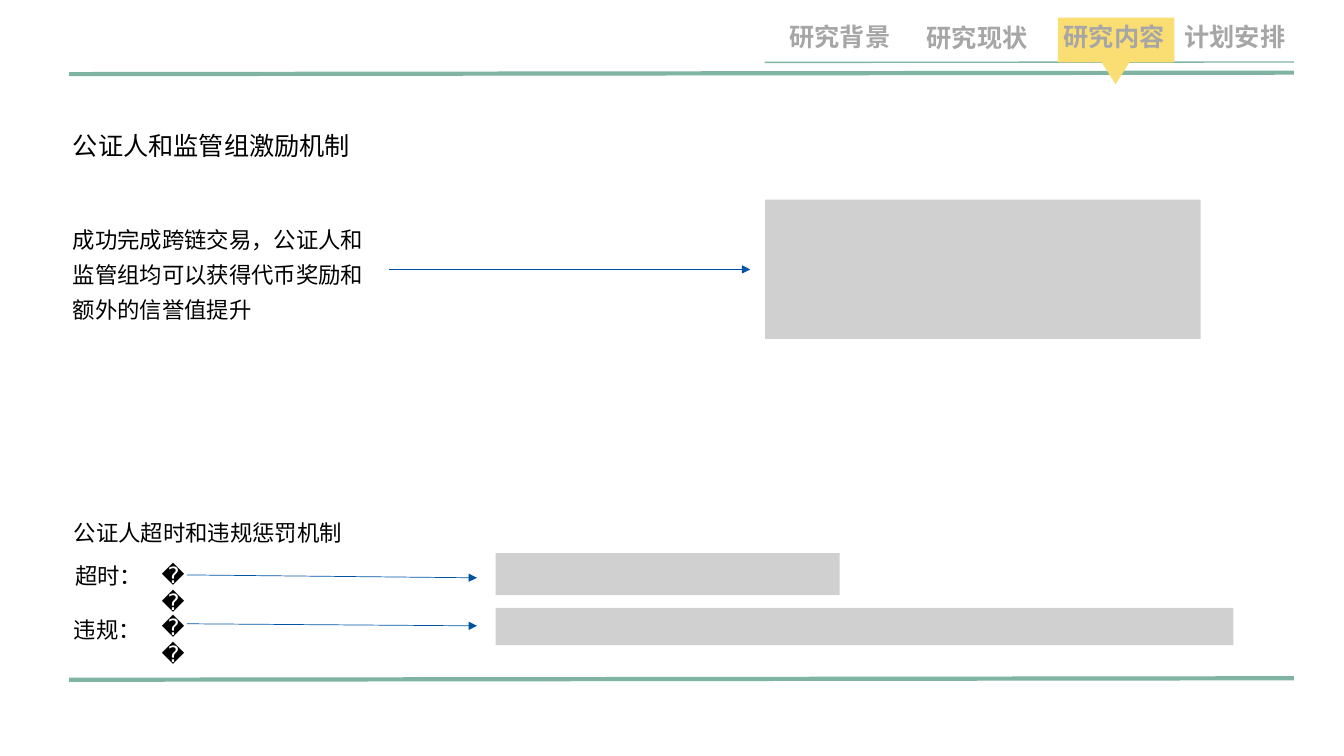
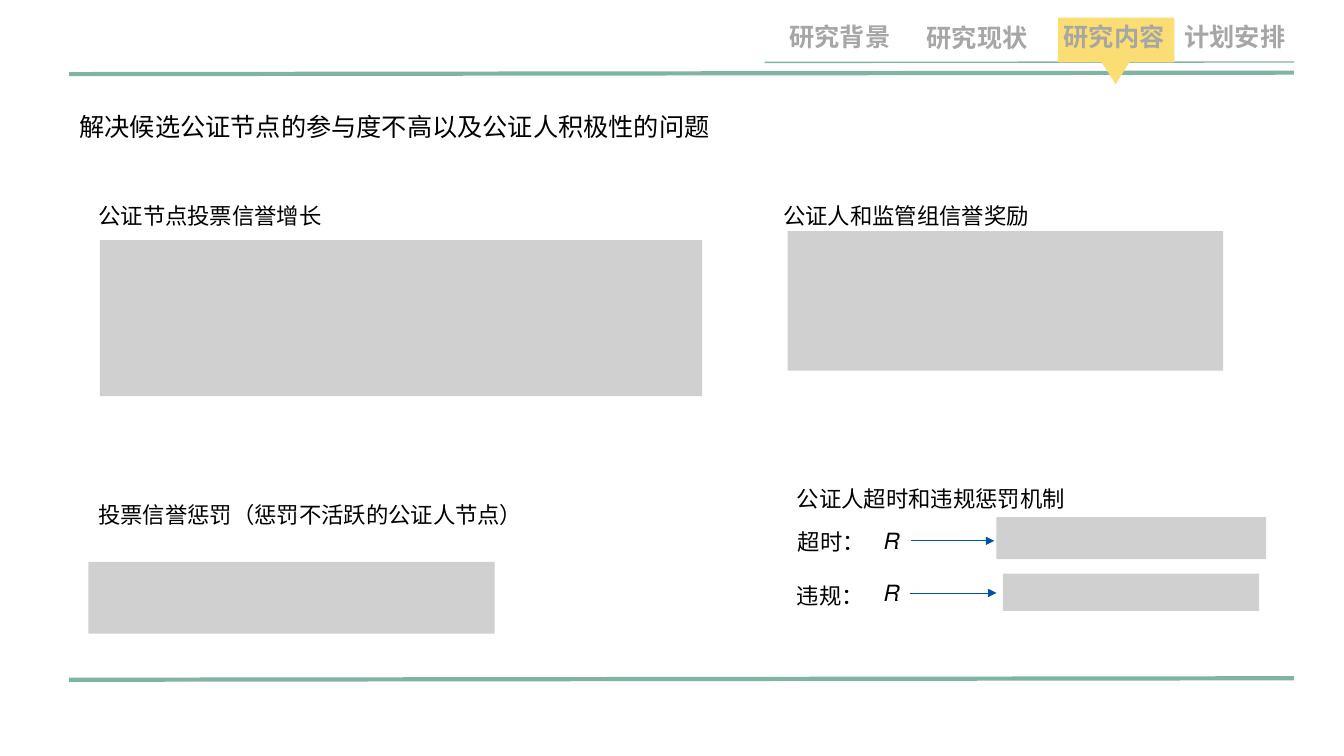
Before and after one commit to jiangquanli-0304/notary, a slide deck: slide 15 of 开题报告-li.pptx. Drawn at 1344x756 pixels with LibreOffice and Linux fonts; fonts in the diff are those of the drawing; grey boxes stand for pictures; background and template pictures are left out. Boxes give left, top, right and bottom in pixels: in the first picture for what was removed or moved away, otherwise in the second. Text is boxed around its words. In the diff, an @@ line names an element or a change of style, - is before the commit and + after.

```diff
--- a/开题报告-li.pptx
+++ b/开题报告-li.pptx
@@ text added at <box>79,114,709,138</box>, 18 pt, text #000000 @@
+解决候选公证节点的参与度不高以及公证人积极性的问题
@@ text added at <box>98,205,321,226</box>, 16 pt, text #000000 @@
+公证节点投票信誉增长
@@ text at <box>783,205,1029,226</box>: text changed; size 18 to 16 pt @@
-公证人和监管组激励机制
+公证人和监管组信誉奖励
@@ text removed at <box>73,229,363,320</box> @@
-成功完成跨链交易，公证人和监管组均可以获得代币奖励和额外的信誉值提升
@@ picture: place and size @@
-picture at <box>765,200,1201,339</box>
+picture at <box>787,231,1223,370</box>
@@ picture added at <box>100,240,703,396</box> @@
@@ arrow removed from (388, 269) to (750, 269) @@
@@ text "公证人超时和违规惩罚机制": place and size @@
-text "公证人超时和违规惩罚机制" at <box>74,522,342,543</box>
+text "公证人超时和违规惩罚机制" at <box>797,488,1065,509</box>
@@ text added at <box>98,504,522,525</box>, 16 pt, text #000000 @@
+投票信誉惩罚（惩罚不活跃的公证人节点）
@@ text "超时：": place and size @@
-text "超时：" at <box>75,565,142,586</box>
+text "超时：" at <box>798,531,865,552</box>
@@ text "𝑅" rewrapped from <box>151,557,187,594</box> to <box>884,532,900,549</box> @@
@@ picture added at <box>996,517,1266,560</box> @@
@@ picture added at <box>89,563,495,634</box> @@
@@ picture removed at <box>496,554,840,596</box> @@
@@ arrow added from (910, 541) to (994, 541), #0053A3 0.5 pt @@
@@ arrow removed from (187, 575) to (477, 578) @@
@@ text "违规：": place and size @@
-text "违规：" at <box>74,619,141,640</box>
+text "违规：" at <box>797,585,864,606</box>
@@ text "𝑅" rewrapped from <box>151,609,187,646</box> to <box>884,584,900,601</box> @@
@@ arrow added from (910, 593) to (997, 593), #0053A3 0.5 pt @@
@@ picture added at <box>1003,574,1259,611</box> @@
@@ arrow removed from (187, 624) to (477, 626) @@
@@ picture removed at <box>496,608,1234,645</box> @@
```
Also in this commit, not shown: 6 other slides changed, 1 slide added, 1 slide removed, 5 other files.
